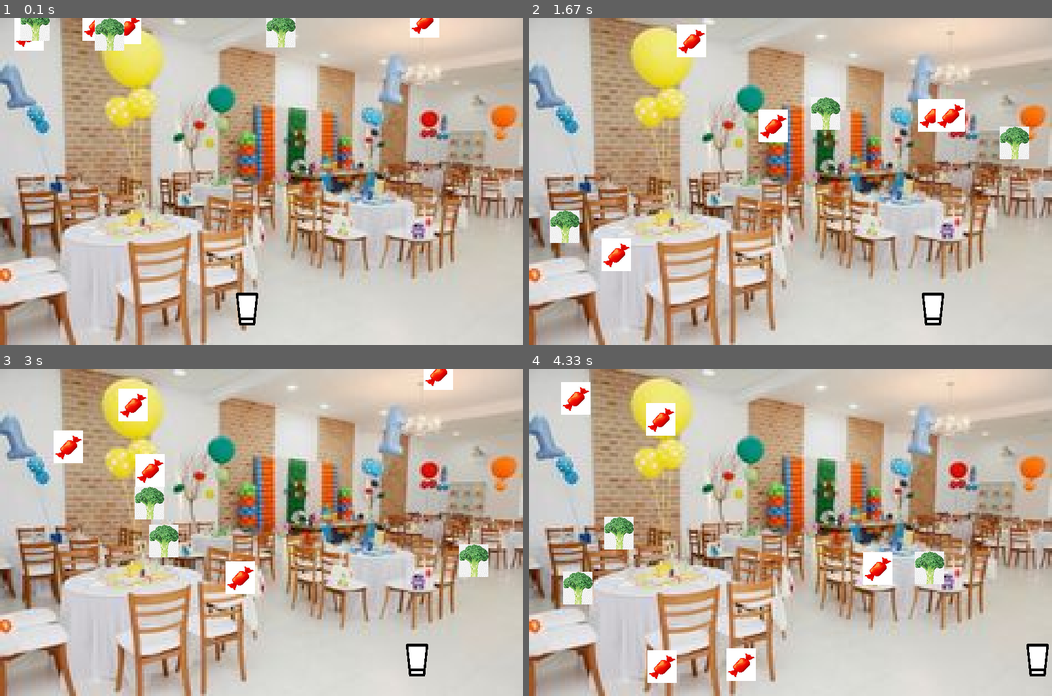
Above: before the commit, frames 1-4 (two rows, left to right).
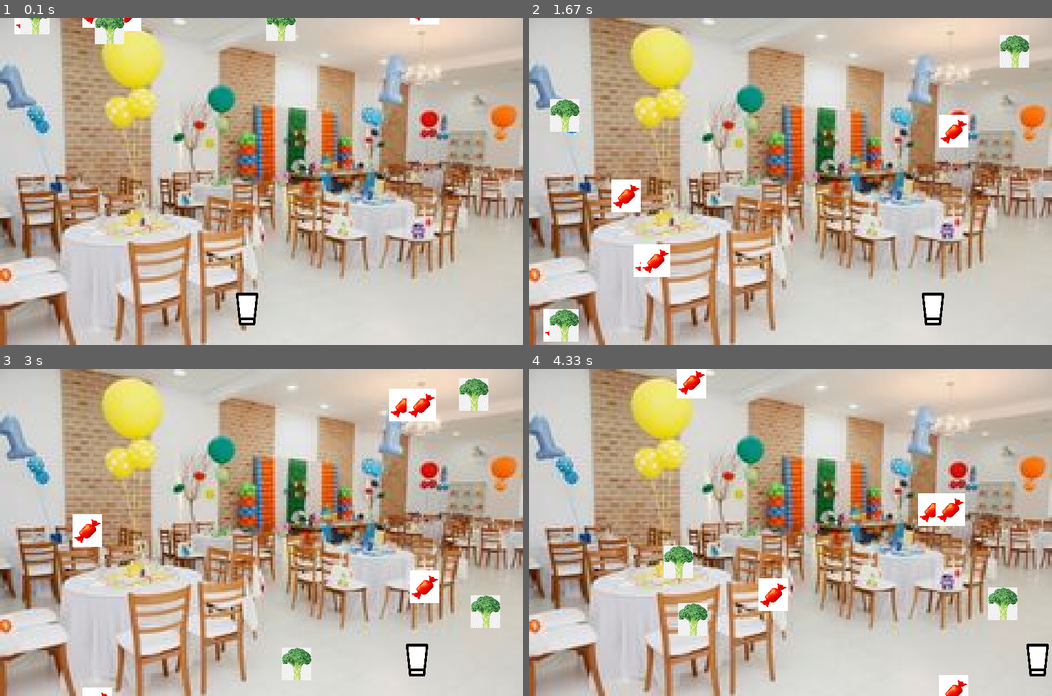
Above: after the commit, the same moments.

Repository: LuisBessa01/jogo
Game: pygame game, started from main.py
Two runs of this game, one before a commit and one after it. Both use one fixed random seed, a clock stepped at 60 frames per second and the inputs below.
Inputs:
- Up to frame 1 (0.1 s): no input
- Up to frame 2 (1.67 s): hold Right 0.33-0.8 s; hold Right 0.83-1.3 s; hold Left from 1.33 s (still down)
- Up to frame 3 (3 s): release Left at 1.87 s; hold Left 1.9-2.3 s; hold Right 2.33-2.97 s
- Up to frame 4 (4.33 s): hold Left 3-3.47 s; hold Right 3.5-3.97 s; hold Right from 4 s (still down)

The runs differ from the first frame. In frame 1, 1.9% of the frame differs, in the area x 2-84%, y 0-10%; in frame 2, 7.5%; in frame 3, 8.0%; in frame 4, 8.4%, in the area x 6-94%, y 0-100%.

Commit message:
Modify: velocidade bjetos

Diff:
--- a/objetos.py
+++ b/objetos.py
@@ -9,7 +9,7 @@
         self.imagem = pygame.image.load(arquivo_imagem)
         self.largura = largura_imagem
         self.altura = altura_imagem
-        self.velocidade = random.randint(5, 10)
+        self.velocidade = random.randint(2, 5)
 
         self.imagem = pygame.transform.scale(self.imagem, (self.largura, self.altura))
 
@@ -25,7 +25,7 @@
         else:
             self.posição_y = 0-self.altura
             self.posição_x = random.randint(0,800-self.largura)
-            self.velocidade = random.randint(5, 10)
+            self.velocidade = random.randint(2, 5)
 
 class Vegetais:
 
@@ -33,7 +33,7 @@
         self.imagem = pygame.image.load(arquivo_imagem)
         self.largura = largura_imagem
         self.altura = altura_imagem
-        self.velocidade = random.randint(5, 10)
+        self.velocidade = random.randint(3, 8)
 
         self.imagem = pygame.transform.scale(self.imagem, (self.largura, self.altura))
 
@@ -49,4 +49,4 @@
         else:
             self.posição_y = 0-self.altura
             self.posição_x = random.randint(0,800-self.largura)
-            self.velocidade = random.randint(5, 10)
+            self.velocidade = random.randint(3, 8)
